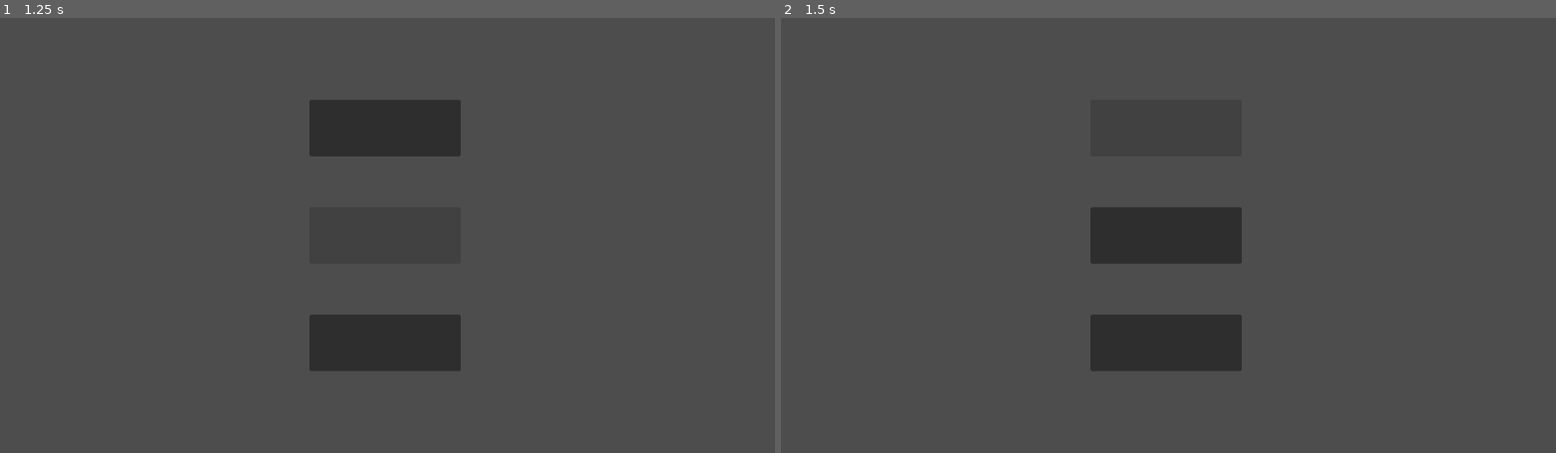
Above: before the commit, frames 1-2 (left to right).
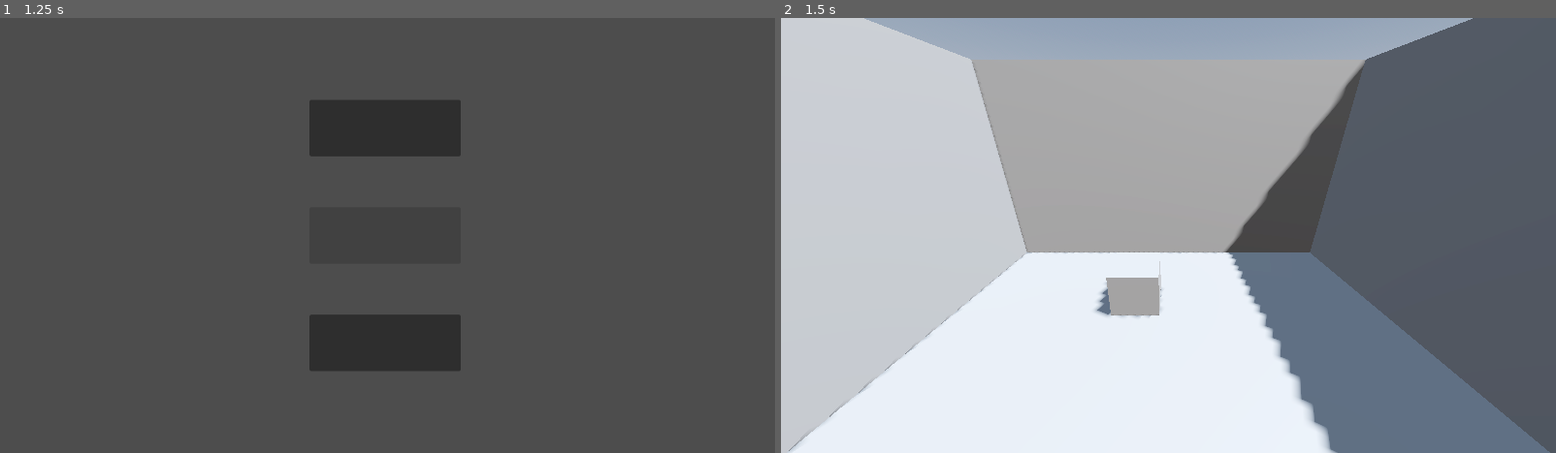
Above: after the commit, the same moments.

Repository: DeLeon-Coding/LMS-Test-Game
Game: Godot game, scene res://Scene/Main Menu/main_menu.tscn
Two runs of this game, one before a commit and one after it. Both use one fixed random seed, a clock stepped at 60 frames per second and the inputs below.
Inputs (mouse positions are in pixels of both pictures, inside the frame that each line leads up to):
- Up to frame 1 (1.25 s): click (387, 235) at 0.5 s
- Up to frame 2 (1.5 s): click (1168, 126) at 1.25 s

Frame 1 is identical in both runs. In frame 2, 76% of the frame differs, in the area x 0-100%, y 0-100%.

Commit message:
Camera movement
- Added highlight to selectable area

- Added back button to move back to previous view

Diff:
--- a/Scene/Main Menu/main_menu.gd
+++ b/Scene/Main Menu/main_menu.gd
@@ -2,11 +2,14 @@
 
 
 func _on_quit_pressed() -> void:
+	print("Quit button pressed")
 	get_tree().quit()
 
 
 func _on_option_pressed() -> void:
+	print("Option button pressed")
 	get_tree().change_scene_to_file("")
 
 func _on_start_pressed() -> void:
-	get_tree().change_scene_to_file("res://Scene/Main Menu/main_menu.tscn")
+	print("Start button pressed")
+	get_tree().change_scene_to_file("res://Scene/Module/Module_1_test.tscn")
--- a/Scene/Main Menu/main_menu.tscn
+++ b/Scene/Main Menu/main_menu.tscn
@@ -32,6 +32,6 @@
 offset_right = 684.99866
 offset_bottom = 526.0
 
-[connection signal="pressed" from="Control/Start" to="." method="_on_button_pressed"]
+[connection signal="pressed" from="Control/Start" to="." method="_on_start_pressed"]
 [connection signal="pressed" from="Control/Option" to="." method="_on_option_pressed"]
 [connection signal="pressed" from="Control/Quit" to="." method="_on_quit_pressed"]
--- a/Scene/Module/Module_1_test.tscn
+++ b/Scene/Module/Module_1_test.tscn
@@ -1,8 +1,44 @@
 [gd_scene format=3 uid="uid://y6jrm1dcvs3h"]
 
+[ext_resource type="Script" uid="uid://bktgpaj6sqvpn" path="res://Scene/Module/module_1_test.gd" id="1_6ai84"]
 [ext_resource type="PackedScene" uid="uid://b0h4f34ach8i7" path="res://Models/Cooking Utensil/Pan/pan_006.gltf" id="2_3qc2y"]
 
+[sub_resource type="ProceduralSkyMaterial" id="ProceduralSkyMaterial_6ai84"]
+sky_horizon_color = Color(0.66224277, 0.6717428, 0.6867428, 1)
+ground_horizon_color = Color(0.66224277, 0.6717428, 0.6867428, 1)
+
+[sub_resource type="Sky" id="Sky_3qc2y"]
+sky_material = SubResource("ProceduralSkyMaterial_6ai84")
+
+[sub_resource type="Environment" id="Environment_m868i"]
+background_mode = 2
+sky = SubResource("Sky_3qc2y")
+tonemap_mode = 2
+glow_enabled = true
+
+[sub_resource type="BoxShape3D" id="BoxShape3D_6ai84"]
+size = Vector3(0.19999999, 0.19999999, 0.19999999)
+
+[sub_resource type="StandardMaterial3D" id="StandardMaterial3D_6ai84"]
+transparency = 1
+albedo_color = Color(0.5058824, 0.5568628, 0.9254902, 0.39215687)
+emission_enabled = true
+emission_energy_multiplier = 2.0
+
+[sub_resource type="BoxMesh" id="BoxMesh_6ai84"]
+
+[sub_resource type="StyleBoxFlat" id="StyleBoxFlat_6ai84"]
+bg_color = Color(0.5058824, 0.5568628, 0.9254902, 0.39215687)
+
 [node name="Module_Test" type="Node3D" unique_id=1598669672]
+script = ExtResource("1_6ai84")
+
+[node name="WorldEnvironment" type="WorldEnvironment" parent="." unique_id=2098549779]
+environment = SubResource("Environment_m868i")
+
+[node name="DirectionalLight3D" type="DirectionalLight3D" parent="." unique_id=112162528]
+transform = Transform3D(-0.9003188, -0.37149182, 0.22675957, 0, 0.5210097, 0.8535508, -0.43523103, 0.76846784, -0.4690748, 0, 1.8000001, 1.3)
+shadow_enabled = true
 
 [node name="Floor" type="CSGBox3D" parent="." unique_id=1408191155]
 transform = Transform3D(1, 0, 0, 0, 1, 0, 0, 0, 1, 0, 0.099999994, 0)
@@ -29,10 +65,47 @@
 size = Vector3(3.5, 1, 0.1)
 
 [node name="Camera3D" type="Camera3D" parent="." unique_id=368771824]
-transform = Transform3D(-4.371139e-08, -0.25881907, 0.9659258, 0, 0.9659259, 0.25881907, -1, 1.13133405e-08, -4.222196e-08, -0.40000004, 0.9, 0.4)
-fov = 60.0
-near = 0.015
-far = 2.3
+transform = Transform3D(-4.371139e-08, -0.40673664, 0.9135454, 0, 0.9135454, 0.40673664, -1, 1.7779023e-08, -3.993234e-08, -0.07999998, 0.885, 0.5)
+fov = 87.8691
+far = 30.08
 
 [node name="pan_0062" parent="." unique_id=1250152468 instance=ExtResource("2_3qc2y")]
 transform = Transform3D(1, 0, 0, 0, 1, 0, 0, 0, 1, -4.5, 0.4, 2)
+
+[node name="CSGBox3D" type="CSGBox3D" parent="." unique_id=2081264357]
+transform = Transform3D(1, 0, 0, 0, 1, 0, 0, 0, 1, -0.90000004, 0.2900001, 0.6375)
+size = Vector3(0.2, 0.2, 0.2)
+
+[node name="TableArea" type="Area3D" parent="." unique_id=1589200105 groups=["Clickable"]]
+transform = Transform3D(1, 0, 0, 0, 1, 0, 0, 0, 1, -1.4, 0.39999998, 1)
+
+[node name="CollisionShape3D" type="CollisionShape3D" parent="TableArea" unique_id=1537050136]
+transform = Transform3D(1, 0, 0, 0, 1, 0, 0, 0, 1, 0.5, -0.109999985, -0.36300004)
+shape = SubResource("BoxShape3D_6ai84")
+debug_color = Color(0.972549, 0, 0.44705883, 1)
+
+[node name="HighlightMesh" type="MeshInstance3D" parent="TableArea" unique_id=732569795]
+transform = Transform3D(0.199, 0, 0, 0, 0.199, 0, 0, 0, 0.199, 0.501, -0.109, -0.362)
+material_override = SubResource("StandardMaterial3D_6ai84")
+mesh = SubResource("BoxMesh_6ai84")
+
+[node name="Marker3D" type="Marker3D" parent="TableArea" unique_id=1266957334]
+transform = Transform3D(7.2326195e-08, -0.28680322, 0.9579895, 2.165304e-08, 0.9579895, 0.28680322, -1, 0, 7.54979e-08, 0.71, 0.06999999, -0.36999995)
+
+[node name="CanvasLayer" type="CanvasLayer" parent="." unique_id=1730513534]
+
+[node name="BackButton" type="Button" parent="CanvasLayer" unique_id=923596506]
+anchors_preset = 7
+anchor_left = 0.5
+anchor_top = 1.0
+anchor_right = 0.5
+anchor_bottom = 1.0
+offset_left = -133.0
+offset_top = -94.0
+offset_right = 142.0
+grow_horizontal = 2
+grow_vertical = 0
+theme_override_styles/hover = SubResource("StyleBoxFlat_6ai84")
+text = "Go Back"
+
+[connection signal="pressed" from="CanvasLayer/BackButton" to="." method="_on_back_button_pressed"]
--- /dev/null
+++ b/Scene/Module/module_1_test.gd
@@ -0,0 +1,84 @@
+extends Node3D
+
+@onready var main_camera: Camera3D = $Camera3D
+@onready var back_button: Button = $CanvasLayer/BackButton
+var current_target: Area3D = null
+var default_transform: Transform3D
+
+func _ready() -> void:
+	# Save the starting camera position
+	default_transform = main_camera.global_transform
+	if back_button:
+		back_button.hide()
+		back_button.pressed.connect(_on_back_button_pressed)
+
+	# Automatically connect all nodes in the "Clickable" group
+	# This avoids having to hardcode names like "TableArea"
+	for area in get_tree().get_nodes_in_group("Clickable"):
+		if area is Area3D:
+			area.input_event.connect(_on_area_clicked.bind(area))
+			# Connect hover signals
+			area.mouse_entered.connect(_on_mouse_entered.bind(area))
+			area.mouse_exited.connect(_on_mouse_exited.bind(area))
+			# Hide highlight by default
+			var mesh = _find_highlight_mesh(area)
+			if mesh:
+				mesh.hide()
+		else:
+			print("Warning: Node '", area.name, "' is in 'Clickable' group but is not an Area3D.")
+
+func _on_mouse_entered(area: Area3D) -> void:
+	# Don't highlight if we are already at this target
+	if area == current_target:
+		return
+
+	print("Mouse entered: ", area.name)
+	var mesh = _find_highlight_mesh(area)
+	if mesh:
+		mesh.show()
+
+func _on_mouse_exited(area: Area3D) -> void:
+	print("Mouse exited: ", area.name)
+	var mesh = _find_highlight_mesh(area)
+	if mesh:
+		mesh.hide()
+
+func _find_highlight_mesh(area: Area3D) -> MeshInstance3D:
+	for child in area.get_children():
+		if child.name.to_lower() == "highlightmesh":
+			return child as MeshInstance3D
+	return null
+
+func _on_back_button_pressed() -> void:
+	current_target = null
+	move_camera(default_transform)
+	if back_button:
+		back_button.hide()
+
+func _on_area_clicked(_camera: Node, event: InputEvent, _click_position: Vector3, _click_normal: Vector3, _shape_idx: int, area: Area3D) -> void:
+	# Check for left mouse click
+	if event is InputEventMouseButton and event.pressed and event.button_index == MOUSE_BUTTON_LEFT:
+		print("Moving to: ", area.name)
+		current_target = area
+
+		# Show the back button when we zoom in
+		if back_button:
+			back_button.show()
+
+		# Hide the highlight immediately when clicked
+		var mesh = _find_highlight_mesh(area)
+		if mesh:
+			mesh.hide()
+
+		# Ensure the area has a Marker3D child
+		if area.has_node("Marker3D"):
+			var target_marker = area.get_node("Marker3D")
+			move_camera(target_marker.global_transform)
+		else:
+			print("Warning: ", area.name, " is missing a Marker3D child.")
+
+func move_camera(target_transform: Transform3D) -> void:
+	var tween = create_tween()
+	# Move and Rotate simultaneously
+	tween.set_parallel(true)
+	tween.tween_property(main_camera, "global_transform", target_transform, 1.2).set_trans(Tween.TRANS_SINE).set_ease(Tween.EASE_IN_OUT)
--- a/project.godot
+++ b/project.godot
@@ -15,6 +15,14 @@
 config/features=PackedStringArray("4.6", "Forward Plus")
 config/icon="res://icon.svg"
 
+[input]
+
+Press={
+"deadzone": 0.2,
+"events": [Object(InputEventMouseButton,"resource_local_to_scene":false,"resource_name":"","device":-1,"window_id":0,"alt_pressed":false,"shift_pressed":false,"ctrl_pressed":false,"meta_pressed":false,"button_mask":0,"position":Vector2(0, 0),"global_position":Vector2(0, 0),"factor":1.0,"button_index":1,"canceled":false,"pressed":false,"double_click":false,"script":null)
+]
+}
+
 [physics]
 
 3d/physics_engine="Jolt Physics"
Binary file added: Models/Floor/floor_kitchen.bin
Not shown, added: Models/Floor/floor_kitchen.gltf
Not shown, added: Models/Floor/floor_kitchen.gltf.import
Not shown, added: Scene/Module/module_1_test.gd.uid
